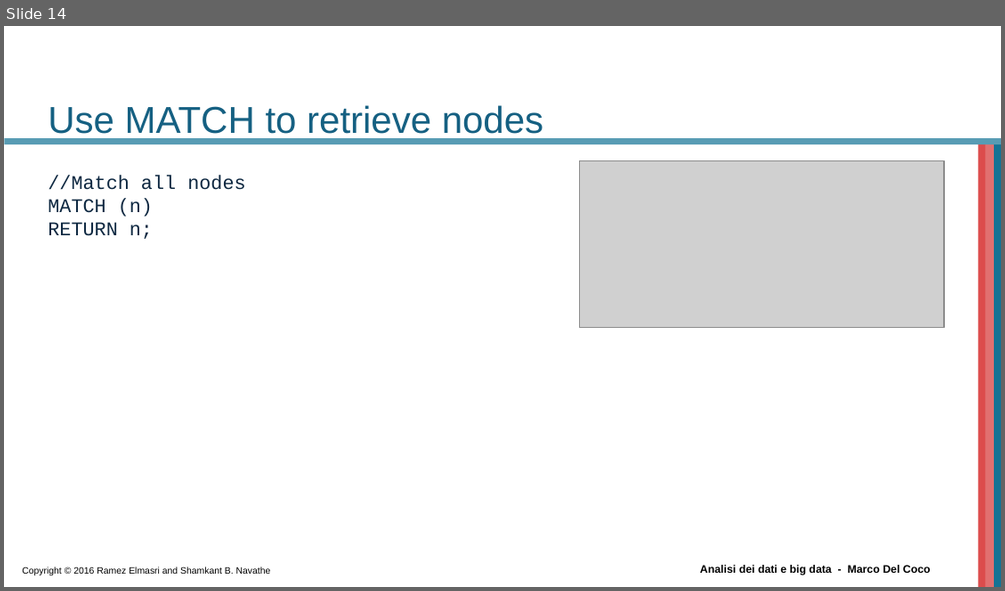
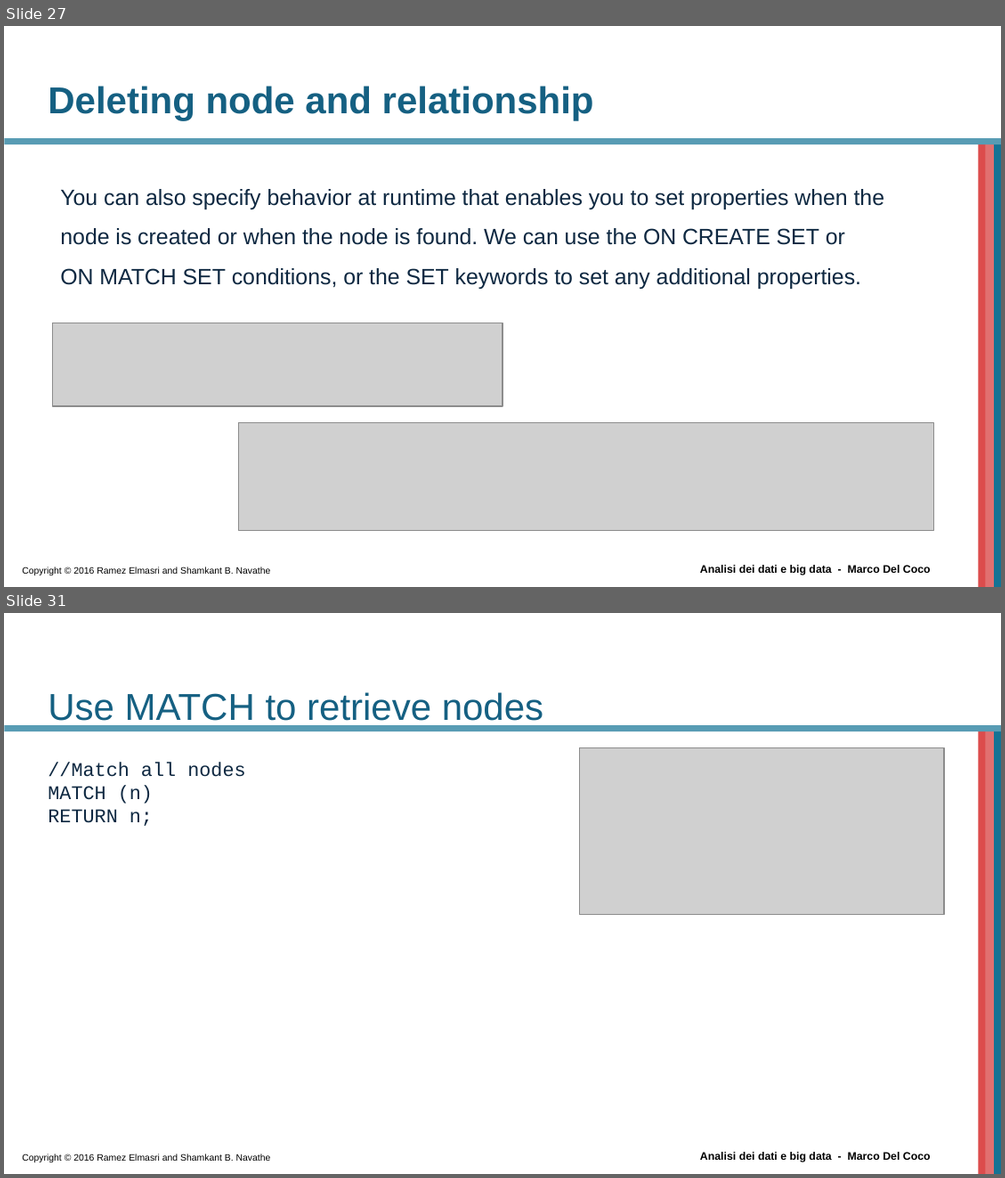
Before and after one commit to beppe2hd/AnalisiDati_BigData, a slide deck: materials/Introduction to Cypher.pptx. Shown one above the other, each under a label of ours: slide 14 before the commit, slides 27 and 31 after it; the slides between them are not shown. The pictures are 1005x591 and 1005x1178 pixels, drawn with LibreOffice and Linux fonts; fonts in the diff are those of the drawing; grey boxes stand for pictures; background and template pictures are left out. Boxes give left, top, right and bottom in pixels: in the first picture for what was removed or moved away, otherwise in the second. Text is boxed around its words. In the diff, an @@ line names an element or a change of style, - is before the commit and + after.

```diff
--- a/materials/Introduction to Cypher.pptx
+++ b/materials/Introduction to Cypher.pptx
@@ slide 27 added at (x1=4, y1=26, x2=1001, y2=587), background #FFFFFF; not listed: 6 template elements that a slide beside it also shows @@
@@ title added at (x1=48, y1=86, x2=594, y2=120), 27 pt, text #156082, bold @@
+Deleting node and relationship
@@ text added at (x1=60, y1=189, x2=884, y2=289), 16 pt, text #0E2841 @@
+You can also specify behavior at runtime that enables you to set properties when the node is created or when the node is found. We can use the ON CREATE SET or
+ON MATCH SET conditions, or the SET keywords to set any additional properties.
@@ picture added at (x1=53, y1=323, x2=502, y2=406) @@
@@ picture added at (x1=239, y1=423, x2=934, y2=531) @@
@@ what was slide 14 is now slide 31 @@
```
Also in this commit, not shown: 2 slides changed, 17 other slides added, 1 slide removed, 2 other files.
